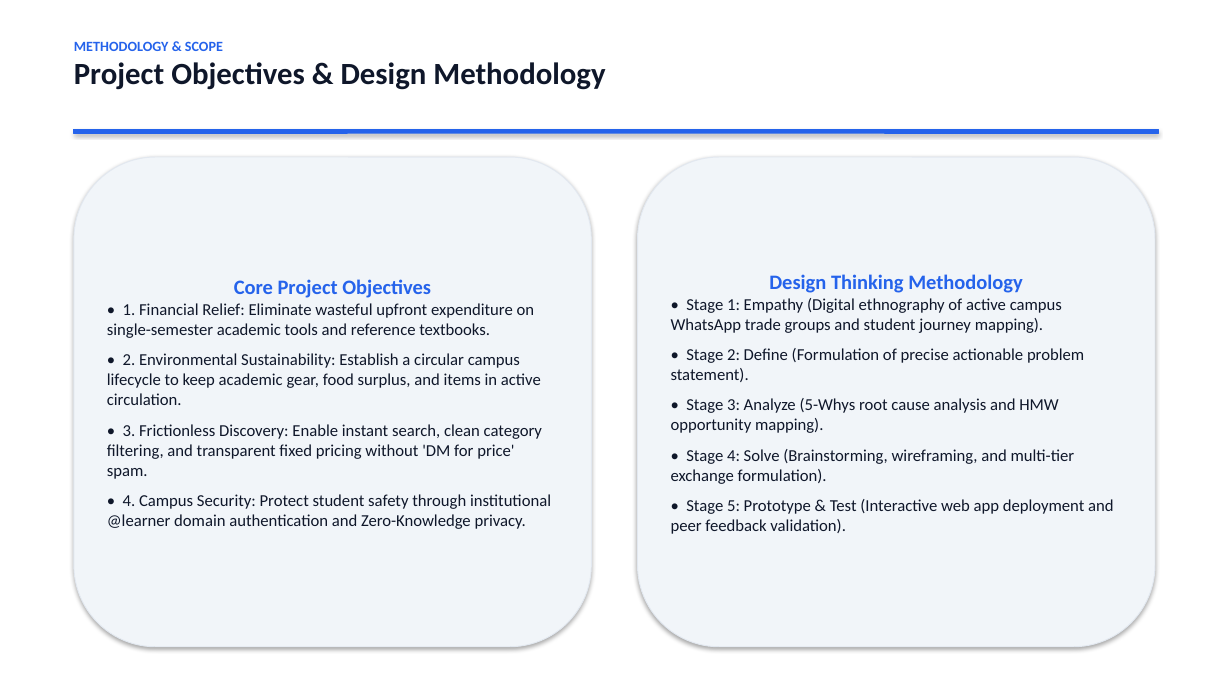
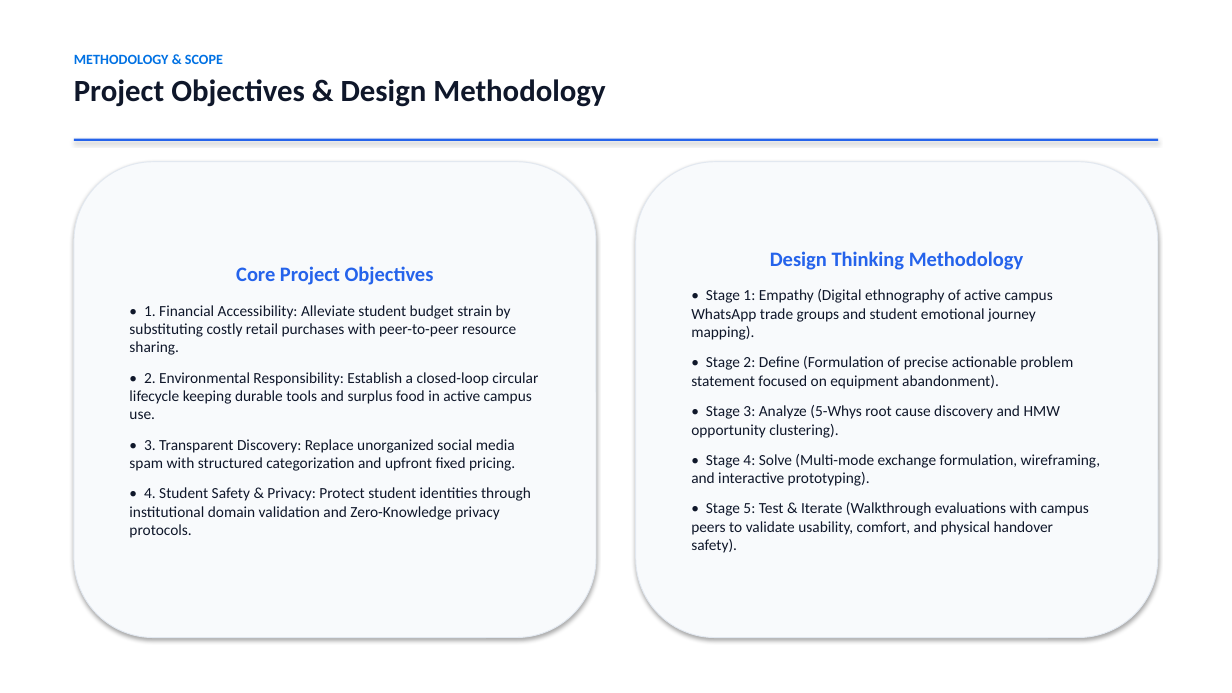
Before and after one commit to capsid85/CampusShare, a slide deck: slide 11 of Design Thinking_Presentation_Clean.pptx. Drawn at 1232x693 pixels with LibreOffice and Linux fonts; fonts in the diff are those of the drawing. Boxes give left, top, right and bottom in pixels: in the first picture for what was removed or moved away, otherwise in the second. Text is boxed around its words. In the diff, an @@ line names an element or a change of style, - is before the commit and + after.

Commit message:
refactor: optimize project structure and presentation script for 2-member team

```diff
--- a/Design Thinking_Presentation_Clean.pptx
+++ b/Design Thinking_Presentation_Clean.pptx
@@ text at [74, 54, 223, 64]: text colour #2563EB to #0071E3 in "METHODOLOGY & SCOPE"; more space between paragraphs @@
@@ text "METHODOLOGY & SCOPE": place and size @@
-text "METHODOLOGY & SCOPE" at [74, 41, 605, 90]
+text "METHODOLOGY & SCOPE" at [74, 54, 605, 107]
@@ rectangle: place and size @@
-rectangle at [74, 129, 1158, 133]
+rectangle at [74, 139, 1158, 141]
@@ rectangle at [74, 139, 1158, 141]: outline #2563EB 0.75 pt to none @@
@@ rounded rectangle "Core Project Objectives" at [74, 162, 596, 638]: fill #F1F5F9 to #F8FAFC @@
@@ rounded rectangle "Core Project Objectives": place and size @@
-rounded rectangle "Core Project Objectives" at [74, 157, 592, 647]
+rounded rectangle "Core Project Objectives" at [74, 162, 596, 638]
@@ rounded rectangle "Design Thinking Methodology": place and size @@
-rounded rectangle "Design Thinking Methodology" at [638, 157, 1155, 647]
+rounded rectangle "Design Thinking Methodology" at [636, 162, 1158, 638]
@@ rounded rectangle "Design Thinking Methodology" at [636, 162, 1158, 638]: fill #F1F5F9 to #F8FAFC @@
@@ text in rounded rectangle at [236, 266, 434, 285]: more space between paragraphs @@
@@ text in rounded rectangle at [770, 251, 1024, 270]: more space between paragraphs @@
@@ text in rounded rectangle at [691, 289, 1100, 553]: text changed; size 13 to 12 pt @@
-• Stage 1: Empathy (Digital ethnography of active campus WhatsApp trade groups and student journey mapping).
-• Stage 2: Define (Formulation of precise actionable problem statement).
-• Stage 3: Analyze (5-Whys root cause analysis and HMW opportunity mapping).
-• Stage 4: Solve (Brainstorming, wireframing, and multi-tier exchange formulation).
-• Stage 5: Prototype & Test (Interactive web app deployment and peer feedback validation).
+• Stage 1: Empathy (Digital ethnography of active campus WhatsApp trade groups and student emotional journey mapping).
+• Stage 2: Define (Formulation of precise actionable problem statement focused on equipment abandonment).
+• Stage 3: Analyze (5-Whys root cause discovery and HMW opportunity clustering).
+• Stage 4: Solve (Multi-mode exchange formulation, wireframing, and interactive prototyping).
+• Stage 5: Test & Iterate (Walkthrough evaluations with campus peers to validate usability, comfort, and physical handover safety).
@@ text in rounded rectangle at [129, 305, 538, 538]: text changed; size 13 to 12 pt @@
-• 1. Financial Relief: Eliminate wasteful upfront expenditure on single-semester academic tools and reference textbooks.
-• 2. Environmental Sustainability: Establish a circular campus lifecycle to keep academic gear, food surplus, and items in active circulation.
-• 3. Frictionless Discovery: Enable instant search, clean category filtering, and transparent fixed pricing without 'DM for price' spam.
-• 4. Campus Security: Protect student safety through institutional @learner domain authentication and Zero-Knowledge privacy.
+• 1. Financial Accessibility: Alleviate student budget strain by substituting costly retail purchases with peer-to-peer resource sharing.
+• 2. Environmental Responsibility: Establish a closed-loop circular lifecycle keeping durable tools and surplus food in active campus use.
+• 3. Transparent Discovery: Replace unorganized social media spam with structured categorization and upfront fixed pricing.
+• 4. Student Safety & Privacy: Protect student identities through institutional domain validation and Zero-Knowledge privacy protocols.
```
Also in this commit, not shown: 10 other slides changed, 5 slides added, 5 slides removed, 11 other files.
